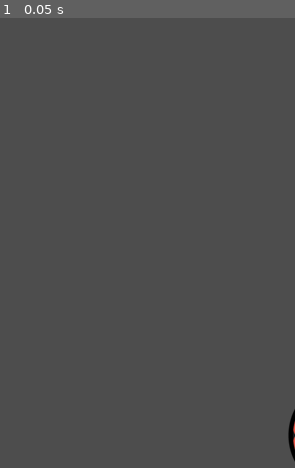
Above: before the commit, frame 1.
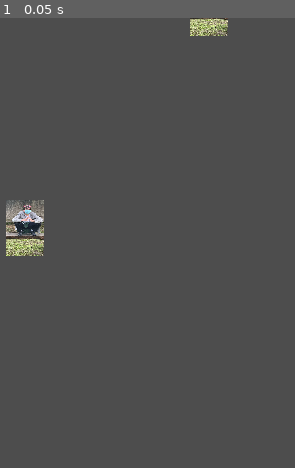
Above: after the commit, the same moment.

Repository: vic-rimbano/Godot_primeiro
Game: Godot game, scene res://node_2d.tscn
The game is run twice, just before and just after one commit, with the same random seed, the same clock (stepped at 60 frames per second) and the same inputs. The project has no main scene, so this scene is started directly.
Inputs:
- Up to frame 1 (0.05 s): no input

The runs differ from the first frame. In frame 1, 2.0% of the frame differs, in the area x 2-100%, y 0-99%.

Commit message:
Add files via upload

Diff:
--- a/gogodot-main/inimigo.tscn
+++ b/gogodot-main/inimigo.tscn
@@ -1,18 +1,15 @@
 [gd_scene load_steps=7 format=3 uid="uid://dleg04yto1gkv"]
 
 [ext_resource type="Script" path="res://scripts/inimigo.gd" id="1_333sc"]
-[ext_resource type="Texture2D" uid="uid://8moul5k4lp4b" path="res://assets/yellow_beetle.png" id="1_l8ss7"]
-[ext_resource type="Texture2D" uid="uid://cel513wglmtm" path="res://assets/blue_beetle.png" id="2_unx6a"]
-[ext_resource type="Texture2D" uid="uid://brhog1m1jtuq2" path="res://assets/red_beetle.png" id="3_xjcln"]
-
-[sub_resource type="CircleShape2D" id="CircleShape2D_jo4pk"]
-radius = 46.0109
+[ext_resource type="Texture2D" uid="uid://1fs63cfwwsu1" path="res://assets/inimigoGodot.jpeg" id="2_7lj5y"]
+[ext_resource type="Texture2D" uid="uid://bryr1vv0skbpd" path="res://assets/inimigoAzul.jpeg" id="3_e8njt"]
+[ext_resource type="Texture2D" uid="uid://beaodhvcemrhm" path="res://assets/inimigoPrimavera.jpeg" id="4_nra88"]
 
 [sub_resource type="SpriteFrames" id="SpriteFrames_gp7bh"]
 animations = [{
 "frames": [{
 "duration": 1.0,
-"texture": ExtResource("1_l8ss7")
+"texture": ExtResource("2_7lj5y")
 }],
 "loop": true,
 "name": &"besouro_amarelo",
@@ -20,7 +17,7 @@
 }, {
 "frames": [{
 "duration": 1.0,
-"texture": ExtResource("2_unx6a")
+"texture": ExtResource("3_e8njt")
 }],
 "loop": true,
 "name": &"besouro_azul",
@@ -28,25 +25,30 @@
 }, {
 "frames": [{
 "duration": 1.0,
-"texture": ExtResource("3_xjcln")
+"texture": ExtResource("4_nra88")
 }],
 "loop": true,
 "name": &"besouro_vermelho",
 "speed": 5.0
 }]
 
+[sub_resource type="RectangleShape2D" id="RectangleShape2D_ied82"]
+size = Vector2(38, 56)
+
 [node name="inimigo" type="RigidBody2D"]
+collision_layer = 2
 gravity_scale = 0.0
 script = ExtResource("1_333sc")
 
+[node name="anim" type="AnimatedSprite2D" parent="."]
+position = Vector2(7, -11.0938)
+scale = Vector2(0.0527778, 0.0438965)
+sprite_frames = SubResource("SpriteFrames_gp7bh")
+animation = &"besouro_vermelho"
+
 [node name="Collision" type="CollisionShape2D" parent="."]
-position = Vector2(307, 197)
-shape = SubResource("CircleShape2D_jo4pk")
-
-[node name="anim" type="AnimatedSprite2D" parent="."]
-position = Vector2(317, 197)
-sprite_frames = SubResource("SpriteFrames_gp7bh")
-animation = &"besouro_azul"
+position = Vector2(7, -11)
+shape = SubResource("RectangleShape2D_ied82")
 
 [node name="visivel" type="VisibleOnScreenNotifier2D" parent="."]
 position = Vector2(310, 195)
--- /dev/null
+++ b/gogodot-main/main.gd
@@ -0,0 +1,37 @@
+extends Node2D
+
+@export var bug_scene : PackedScene
+var score
+
+func _ready():
+	new_game()
+
+func game_over():
+	$BugTimer.stop()
+	$ScoreTimer.stop()
+
+func new_game():
+	$StartTimer.start()
+	$player.start_pos($StartPosition.Position)
+	score = 0
+
+func _on_bug_timer_timeout() -> void:
+	var bug = bug_scene.instantiete()
+	var bug_location = $BugPath/BugPathLocation
+	bug_location.progress_ratio = randf()
+
+	var direction = bug_location.rotation + PI / 2
+	bug.position = bug_location.position
+	direction += randf_range(-PI /4, PI/4)
+	bug.rotation = direction
+
+	var velocity = Vector2(randf_range(150.0,250.0), 0.0)
+	bug.linear_velocity = velocity.rotated(direction)
+	add_child(bug)
+
+func _on_start_timer_timeout() -> void:
+	pass
+
+
+func _on_score_timer_timeout() -> void:
+	score += 1
--- a/gogodot-main/main.tscn
+++ b/gogodot-main/main.tscn
@@ -1,3 +1,37 @@
-[gd_scene format=3 uid="uid://ctqq3uxe0bvn7"]
+[gd_scene load_steps=5 format=3 uid="uid://tjhs2ootmkdc"]
 
-[node name="Node2D" type="Node2D"]
+[ext_resource type="Script" path="res://main.gd" id="1_b5l54"]
+[ext_resource type="PackedScene" uid="uid://byyf6q6fbi2y7" path="res://preFabs/player.tscn" id="1_rrxpb"]
+[ext_resource type="PackedScene" uid="uid://dleg04yto1gkv" path="res://inimigo.tscn" id="2_pf5kq"]
+
+[sub_resource type="Curve2D" id="Curve2D_v7lar"]
+_data = {
+"points": PackedVector2Array(0, 0, 0, 0, 0, -8, 0, 0, 0, 0, 480, 0, 0, 0, 0, 0, 488, 728, 0, 0, 0, 0, 0, 728, 0, 0, 0, 0, 0, -8)
+}
+point_count = 5
+
+[node name="main" type="Node2D"]
+script = ExtResource("1_b5l54")
+bug_scene = ExtResource("2_pf5kq")
+
+[node name="player" parent="." instance=ExtResource("1_rrxpb")]
+position = Vector2(-348, -107)
+
+[node name="bugTimer" type="Timer" parent="."]
+wait_time = 0.5
+
+[node name="startTimer" type="Timer" parent="."]
+
+[node name="scoreTimer" type="Timer" parent="."]
+
+[node name="Path2D" type="Path2D" parent="."]
+curve = SubResource("Curve2D_v7lar")
+
+[node name="bugLocalizacao" type="PathFollow2D" parent="Path2D"]
+position = Vector2(0, -8)
+rotation = 0.0166651
+
+[connection signal="hit" from="player" to="." method="game_over"]
+[connection signal="timeout" from="bugTimer" to="." method="_on_bug_timer_timeout"]
+[connection signal="timeout" from="startTimer" to="." method="_on_start_timer_timeout"]
+[connection signal="timeout" from="scoreTimer" to="." method="_on_score_timer_timeout"]
--- /dev/null
+++ b/gogodot-main/preFabs/hud.tscn
@@ -0,0 +1,20 @@
+[gd_scene load_steps=2 format=3 uid="uid://xljhxfdknfjm"]
+
+[ext_resource type="FontFile" uid="uid://cwbt2ugsjq30h" path="res://font/Dihil.ttf" id="1_2bcsb"]
+
+[node name="HUD" type="CanvasLayer"]
+
+[node name="Control" type="Control" parent="."]
+layout_mode = 3
+anchors_preset = 0
+offset_right = 40.0
+offset_bottom = 40.0
+
+[node name="Label" type="Label" parent="Control"]
+layout_mode = 0
+offset_right = 40.0
+offset_bottom = 23.0
+theme_override_fonts/font = ExtResource("1_2bcsb")
+theme_override_font_sizes/font_size = 64
+horizontal_alignment = 1
+vertical_alignment = 1
--- a/gogodot-main/preFabs/player.tscn
+++ b/gogodot-main/preFabs/player.tscn
@@ -65,6 +65,7 @@
 }]
 
 [node name="player" type="Area2D"]
+collision_mask = 2
 script = ExtResource("1_a182v")
 
 [node name="Collision" type="CollisionShape2D" parent="."]
Binary file added: gogodot-main/assets/inimigoAzul.jpeg
Not shown, added: gogodot-main/assets/inimigoAzul.jpeg.import
Binary file added: gogodot-main/assets/inimigoGodot.jpeg
Not shown, added: gogodot-main/assets/inimigoGodot.jpeg.import
Binary file added: gogodot-main/assets/inimigoPrimavera.jpeg
Not shown, added: gogodot-main/assets/inimigoPrimavera.jpeg.import
